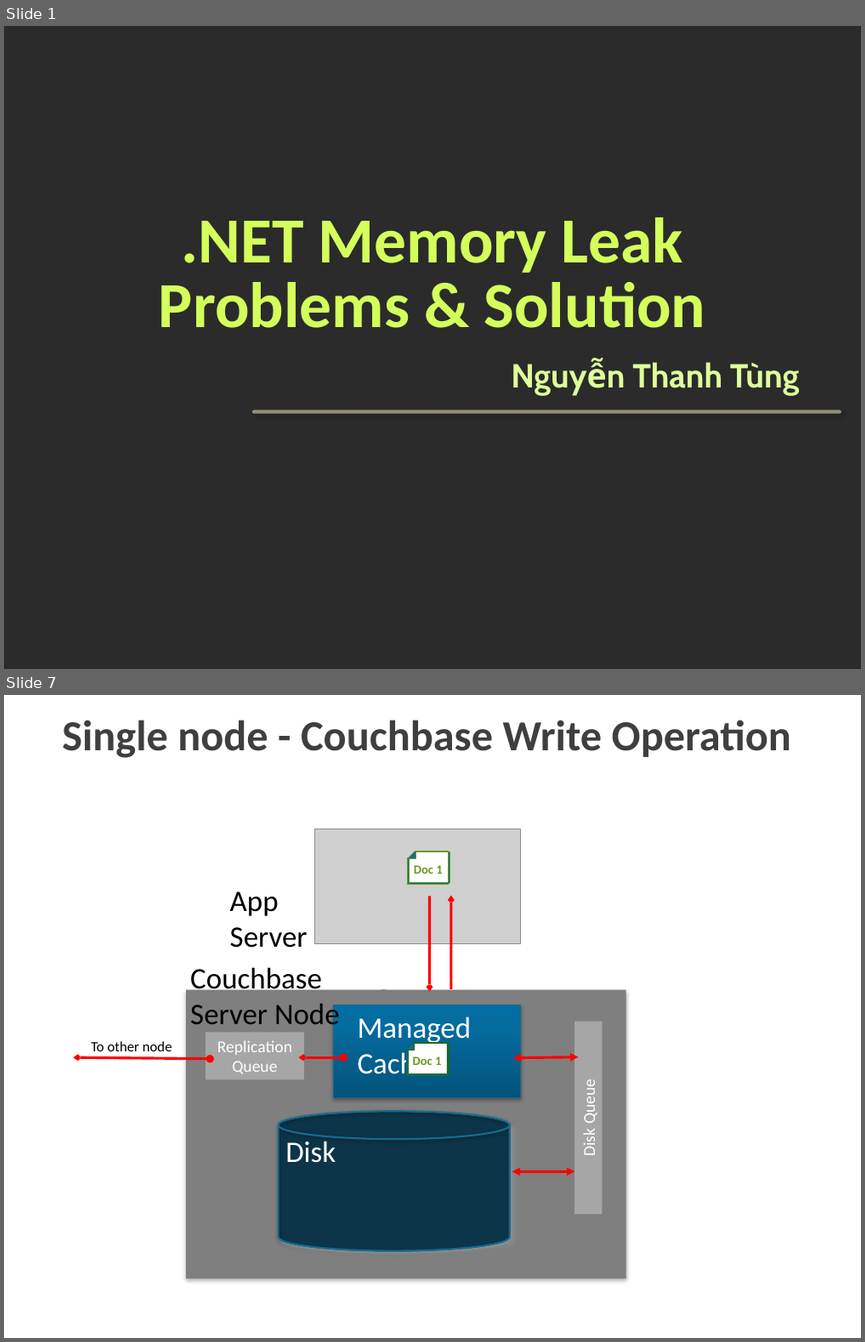
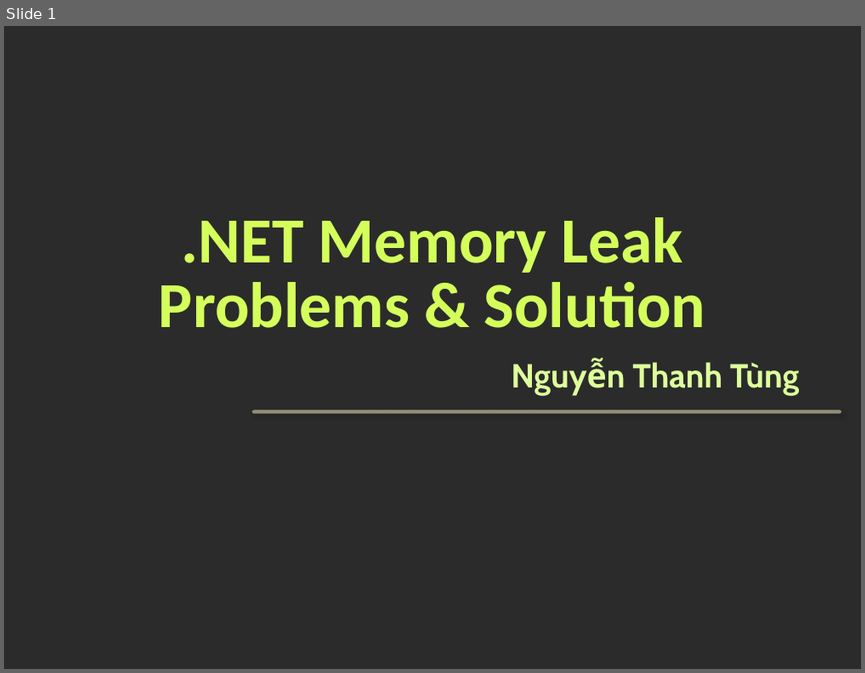
Before and after one commit to tungnt185/MemoryLeak, a slide deck: Memory Leak in .NET.pptx. Shown one above the other, each under a label of ours: slides 1 and 7 before the commit, slide 1 after it; the slides between them are not shown. The pictures are 865x1342 and 865x673 pixels, drawn with LibreOffice and Linux fonts; fonts in the diff are those of the drawing; grey boxes stand for pictures; background and template pictures are left out; a plain dark background stands for a picture behind light text. Boxes give left, top, right and bottom in pixels: in the first picture for what was removed or moved away, otherwise in the second. Text is boxed around its words. In the diff, an @@ line names an element or a change of style, - is before the commit and + after.

```diff
--- a/Memory Leak in .NET.pptx
+++ b/Memory Leak in .NET.pptx
@@ slide 7 removed at box(4, 695, 861, 1338), background picture (left out) @@
@@ title removed at box(62, 720, 791, 758) @@
-Single node - Couchbase Write Operation
@@ picture removed at box(314, 828, 520, 943) @@
@@ freeform shape removed at box(408, 851, 449, 885) @@
@@ freeform shape removed at box(409, 851, 449, 883) @@
@@ text removed at box(414, 865, 442, 873) @@
-Doc 1
@@ text removed at box(230, 891, 307, 947) @@
-App Server
@@ arrow removed from (430, 896) to (430, 992) @@
@@ arrow removed from (451, 989) to (451, 896) @@
@@ text removed at box(190, 967, 340, 1032) @@
-Couchbase Server Node
@@ rectangle removed at box(186, 990, 625, 1278) @@
@@ ellipse removed at box(368, 991, 399, 1021) @@
-3
@@ ellipse removed at box(482, 995, 513, 1026) @@
-2
@@ ellipse removed at box(546, 992, 577, 1022) @@
-3
@@ rectangle removed at box(333, 1004, 520, 1097) @@
@@ text removed at box(358, 1016, 472, 1045) @@
-Managed Cache
@@ rectangle removed at box(574, 1021, 602, 1213) @@
-Disk Queue
@@ text removed at box(91, 1041, 172, 1051) @@
-To other node
@@ rectangle removed at box(205, 1032, 304, 1080) @@
-Replication Queue
@@ freeform shape removed at box(407, 1042, 449, 1076) @@
@@ text removed at box(407, 1048, 447, 1072) @@
-Doc 1
@@ freeform shape removed at box(408, 1042, 449, 1076) @@
@@ freeform shape removed at box(408, 1043, 447, 1074) @@
@@ freeform shape removed at box(409, 1043, 448, 1075) @@
@@ double arrow removed from (210, 1058) to (74, 1057) @@
@@ double arrow removed from (343, 1057) to (299, 1057) @@
@@ text removed at box(413, 1056, 441, 1065) @@
-Doc 1
@@ double arrow removed from (578, 1056) to (513, 1057) @@
@@ freeform shape removed at box(279, 1111, 510, 1251) @@
@@ freeform shape removed at box(279, 1111, 510, 1250) @@
@@ text removed at box(285, 1140, 336, 1163) @@
-Disk
@@ double arrow removed from (574, 1171) to (512, 1171) @@
```
Also in this commit, not shown: 2 slides changed, 40 slides added, 28 other slides removed.
